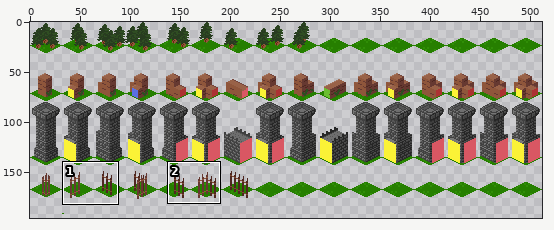
Two states of a pixel-art file, data/_DEV/Structures.ase. The first picture is a wide view before the edit; the outline marks the close-up.
Close-up. Before:
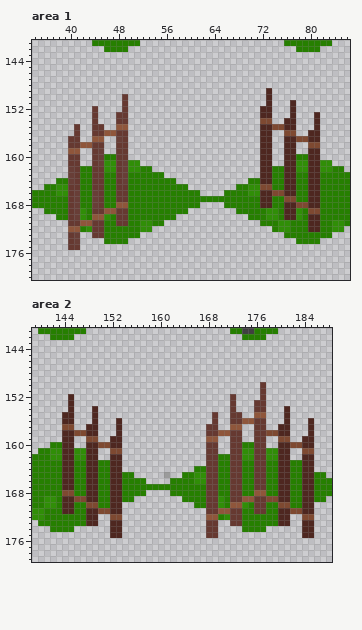
512x512 pixels, 1 frame. Colours within 5 levels of each other are drawn and written as one. Shown: area 1: x 34..86, y 141..180; area 2: x 139..188, y 141..179. The wide view leaves out empty margins. The commit also changed other parts of the picture, which this record leaves out.
After:
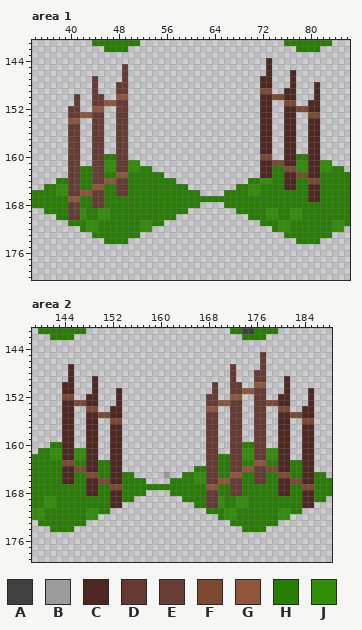
Palette (. is transparent): A #404040  B #9b9b9b  C #4e2720  D #663931  E #683e37  F #7e4931  G #8f563b  H #267f00  J #308e07
Difference:
--- area 1, layer "Layer 2"
@@ x 34..86 @@
 143 .....................................................
-144 .....................................................
-145 .....................................................
-146 .....................................................
-147 .....................................................
-148 .....................................................
-149 .......................................C.............
-150 ...............D.......................C.............
-151 ...............D.......................C...C.........
-152 ..........D....D......................CC...C.........
-153 ..........D...DD......................CC...C...C.....
-154 ..........D...DD......................FF..CC...C.....
-155 .......D..DD..GG......................CCFFCC...C.....
-156 .......D..DDGGDD......................CC..FF..CC.....
-157 ......DD..GG..ED......................CC..CCFFCC.....
-158 ......DDGGDD..DD......................CC..CC..FF.....
-159 ......GG..DE..DD......................CC..CC..CC.....
-160 ......DD..DEHHDD......................CC..CCHHCC.....
-161 ......DD..DEJJDEJJ....................CC..CCJJCCJJ...
-162 ......EDHHDDJJDEJJHH..................CCHHCCJJCCJJHH.
-163 ......EDHHDDHHDEHHHHHH................CCHHCCHHCCHHHHH
-164 ....HHEDHHDDHHDEHHHHHHHH............HHCCHHCCHHCCHHHHH
-165 ..HHJJDDHHDDHHDDHHHHHHHHHH........HHJJFFHHCCHHCCHHHHH
-166 HHHHJJDEHHEDHHDDHHHHHHHHHHHH....HHHHJJCCFFCCHHCCHHHHH
-167 HHHHHHDEHHEDHHDDHHHHHHHHHHHHHHHHHHHHHHCCHHFFHHCCHHHHH
-168 HHHHHHDEHHEDHHGGHHHHHHHHHHHH....HHHHHHCCHHCCFFCCHHHHH
-169 ..HHHHDEJHDDGGDDHHHHHHHHHH........HHHHHJJHCCJHFFHHHHH
-170 ....HHDEJHGGJHDDHHHHHHHH............HHHJJHCCJHCCHHHHH
-171 ......DDGGDDHHDDHHJJHH................HHHJJHHHCCHHJJH
-172 ......GGHJDDHHHHHHJJ....................HJJHHHCCHHJJ.
-173 ......DE..DDHHHHHH........................HHHHHHHH...
-174 ......DE....HHHH............................HHHH.....
-175 ......DD.............................................
+144 .......................................C.............
+145 ...............D.......................C.............
+146 ...............D.......................C...C.........
+147 ..........D....D......................CC...C.........
+148 ..........D...DD......................CC...C...C.....
+149 ..........D...DD......................FF..CC...C.....
+150 .......D..DD..GG......................CCFFCC...C.....
+151 .......D..DDGGDD......................CC..FF..CC.....
+152 ......DD..GG..ED......................CC..CCFFCC.....
+153 ......DDGGDD..DD......................CC..CC..FF.....
+154 ......GG..DE..DD......................CC..CC..CC.....
+155 ......DD..DE..DD......................CC..CC..CC.....
+156 ......DD..DE..DE......................CC..CC..CC.....
+157 ......ED..DD..DE......................CC..CC..CC.....
+158 ......ED..DD..DE......................CC..CC..CC.....
+159 ......ED..DD..DE......................CC..CC..CC.....
+160 ......DD..DDHHDD......................FF..CCHHCC.....
+161 ......DE..EDJJDDJJ....................CCFFCCJJCCJJ...
+162 ......DEHHEDJJDDJJHH..................CCHHFFJJCCJJHH.
+163 ......DEHHEDHHGGHHHHHH................CCHHCCFFCCHHHHH
+164 ....HHDEHHDDGGDDHHHHHHHH............HHJJHHCCHHFFHHHHH
+165 ..HHJJDEHHGGHHDDHHHHHHHHHH........HHJJHHHHCCHHCCHHHHH
+166 HHHHJJDDGGDDHHDDHHHHHHHHHHHH....HHHHJJHHHHHHHHCCHHHHH
+167 HHHHHHGGHHDDHHHHHHHHHHHHHHHHHHHHHHHHHHHHHHHHHHCCHHHHH
+168 HHHHHHDEHHDDHHHHHHHHHHHHHHHH....HHHHHHHHHHHHHHHHHHHHH
+169 ..HHHHDEJHHJJHHHHHHHHHHHHH........HHHHHJJHHJJHHHHHHHH
+170 ....HHDDJHHJJHHHHHHHHHHH............HHHJJHHJJHHHHHHHH
+171 ......HHHJJHHHHHHHJJHH................HHHJJHHHHHHHJJH
+172 ........HJJHHHHHHHJJ....................HJJHHHHHHHJJ.
+173 ..........HHHHHHHH........................HHHHHHHH...
+174 ............HHHH............................HHHH.....
+175 .....................................................
 176 .....................................................
--- area 2, layer "Layer 2"
@@ x 139..188 @@
 144 ..................................................
-145 ..................................................
-146 ..................................................
-147 ..................................................
-148 ..................................................
-149 ..................................................
-150 ......................................D...........
-151 ......................................D...........
-152 ......C..........................D....D...........
-153 ......C..........................D...DD...........
-154 ......C...C......................D...DD...C.......
-155 .....CC...C...................D..DD..GG...C.......
-156 .....CC...C...C...............D..DDGGDD...C...C...
-157 .....FF..CC...C..............DD..GG..DD..CC...C...
-158 .....CCFFCC...C..............DDGGDD..DDFFCC...C...
-159 .....CC..FF..CC..............GG..DD..DD..FF..CC...
-160 ...HHCC..CCFFCC..............DD..DDHHDD..CCFFCC...
-161 .HHJJCCJJCC..FF..............DD..DDJJDDJJCC..FF...
+145 ......................................D...........
+146 ......................................D...........
+147 ......C..........................D....D...........
+148 ......C..........................D...DD...........
+149 ......C...C......................D...DD...C.......
+150 .....CC...C...................D..DD..GG...C.......
+151 .....CC...C...C...............D..DDGGDD...C...C...
+152 .....FF..CC...C..............DD..GG..DD..CC...C...
+153 .....CCFFCC...C..............DDGGDD..DDFFCC...C...
+154 .....CC..FF..CC..............GG..DD..DD..FF..CC...
+155 .....CC..CCFFCC..............DD..DD..DD..CCFFCC...
+156 .....CC..CC..FF..............DD..DD..DD..CC..FF...
+157 .....CC..CC..CC..............DD..DD..DD..CC..CC...
+158 .....CC..CC..CC..............DD..DD..DD..CC..CC...
+159 .....CC..CC..CC..............DD..DD..DD..CC..CC...
+160 ...HHCC..CC..CC..............DD..DDHHDD..CC..CC...
+161 .HHJJCCJJCC..CC..............DD..DDJJDDJJCC..CC...
 162 HHHJJCCJJCC..CC..............DDHHDDJJDDJJCC..CC...
-163 HHHHHCCHHCCHHCC..............DDHHDDHHDDHHCCHHCC...
-164 HHHHHCCHHCCHHCC............HHDDHHDDHHDDHHCCHHCC...
-165 HHHHHCCHHCCHHCCHH.....B..HHJJDDHHDDHHDDHHCCHHCCHH.
-166 HHHHHCCHHCCHHCCHHHH....HHHHJJDDHHDDHHDDHHCCHHCCHHH
-167 HHHHHCCHHCCHHCCHHHHHHHHHHHHHHDDHHDDHHDDHHCCHHCCHHH
-168 HHHHHFFHHCCHHCCHHHH....HHHHHHDDHHDDHHGGHHCCHHCCHHH
-169 HHJJHCCFFCCHHCCHH........HHHHDDJHDDGGDDFFCCHHCCHH.
-170 HHJJHCCHHFFHHCC............HHDDJHGGJHDDHHFFHHCC...
-171 JJHHHCCHHCCFFCC..............DDGGDDHHDDHHCCFFCC...
-172 JJHHHHHHHCC..FF..............GGHJDDHHHHHHCC..FF...
-173 .HHHHHHHHCC..CC..............DD..DDHHHHHHCC..CC...
-174 ...HHHH......CC..............DD....HHHH......CC...
-175 .............CC..............DD..............CC...
+163 HHHHHFFHHCCHHCC..............DDHHDDHHGGHHCCHHCC...
+164 HHHHHCCFFCCHHCC............HHDDHHDDGGDDFFCCHHCC...
+165 HHHHHCCHHFFHHCCHH.....B..HHJJDDHHGGHHDDHHFFHHCCHH.
+166 HHHHHCCHHCCFFCCHHHH....HHHHJJDDGGDDHHDDHHCCFFCCHHH
+167 HHHHHHHHHCCHHFFHHHHHHHHHHHHHHGGHHDDHHHHHHCCHHFFHHH
+168 HHHHHHHHHCCHHCCHHHH....HHHHHHDDHHDDHHHHHHCCHHCCHHH
+169 HHJJHHHHHHHHHCCHH........HHHHDDJHHJJHHHHHHHHHCCHH.
+170 HHJJHHHHHHHHHCC............HHDDJHHJJHHHHHHHHHCC...
+171 JJHHHHHHHJJHH................HHHJJHHHHHHHJJHH.....
+172 JJHHHHHHHJJ....................HJJHHHHHHHJJ.......
+173 .HHHHHHHH........................HHHHHHHH.........
+174 ...HHHH............................HHHH...........
+175 ..................................................
 176 ..................................................
